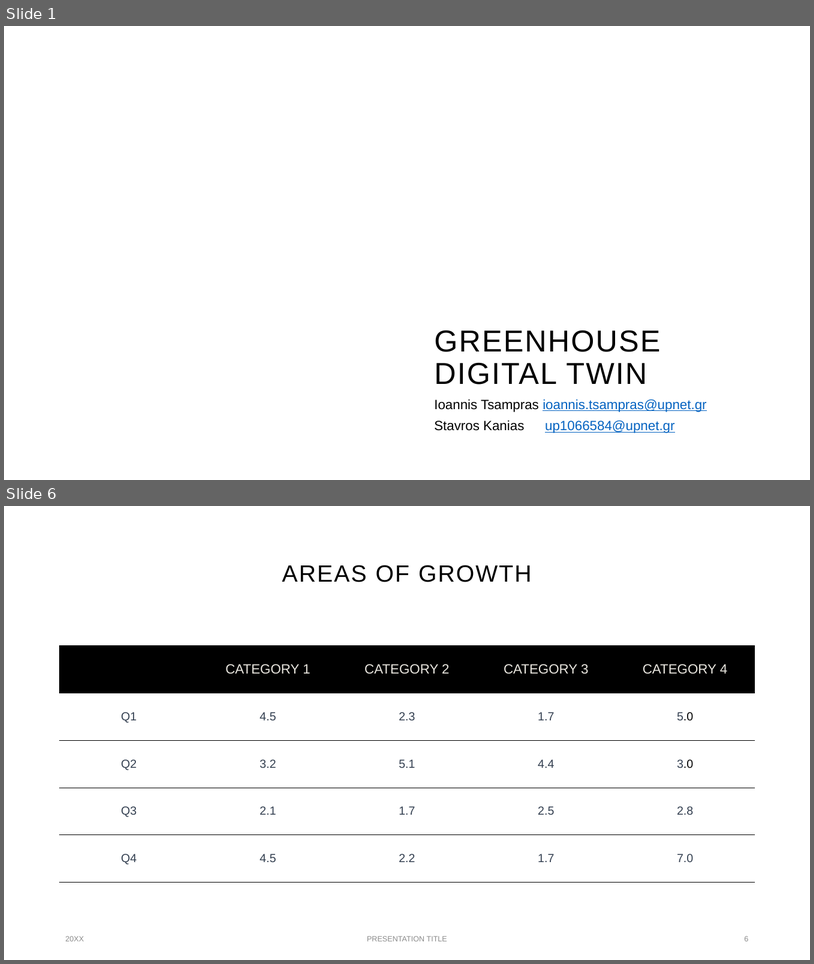
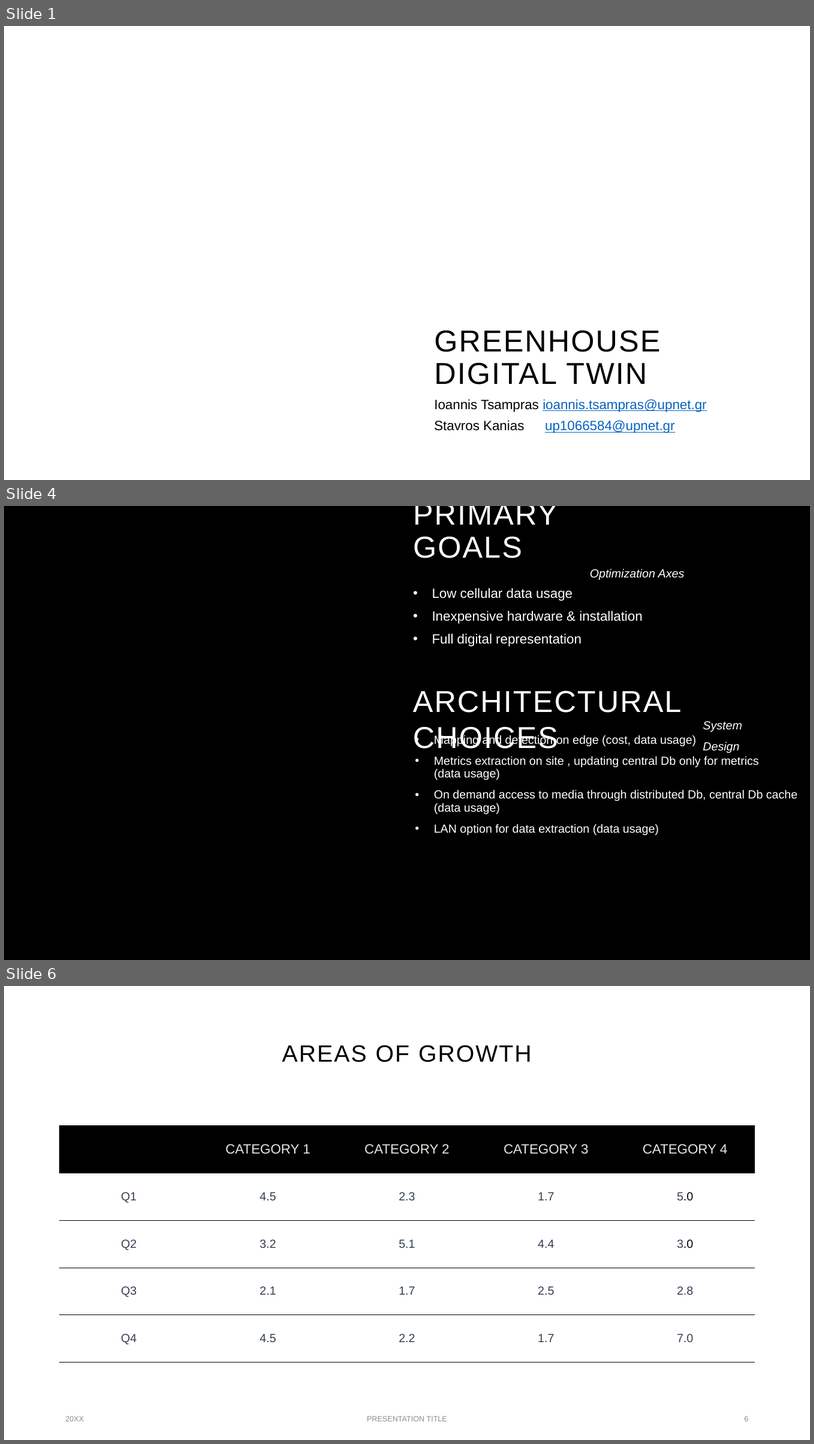
Before and after one commit to Skorpinakos/IoT-GreenHouse, a slide deck: Report/Presentation_3_IoT.pptx. Shown one above the other, each under a label of ours: slides 1 and 6 before the commit, slides 1, 4 and 6 after it; the slides between them are not shown. The pictures are 814x964 and 814x1444 pixels, drawn with LibreOffice and Linux fonts; fonts in the diff are those of the drawing; background and template pictures are left out. Boxes give left, top, right and bottom in pixels: in the first picture for what was removed or moved away, otherwise in the second. Text is boxed around its words. In the diff, an @@ line names an element or a change of style, - is before the commit and + after.

```diff
--- a/Report/Presentation_3_IoT.pptx
+++ b/Report/Presentation_3_IoT.pptx
@@ slide 4 added at [4, 506, 810, 960], background #000000 @@
@@ title added at [413, 506, 558, 558], 36 pt, text #FFFFFF @@
+PRIMARY GOALS
@@ text added at [590, 568, 685, 580], 14 pt, text #FFFFFF, italic @@
+Optimization Axes
@@ subtitle added at [432, 588, 642, 646], 16 pt, text #FFFFFF @@
+• Low cellular data usage
+• Inexpensive hardware & installation
+• Full digital representation
@@ text added at [413, 690, 682, 748], 36 pt, text #FFFFFF @@
+ARCHITECTURAL CHOICES
@@ text added at [703, 721, 742, 753], 14 pt, text #FFFFFF, italic @@
+System Design
@@ text added at [434, 734, 798, 835], 14 pt, text #FFFFFF @@
+• Mapping and detection on edge (cost, data usage)
+• Metrics extraction on site , updating central Db only for metrics
+  (data usage)
+• On demand access to media through distributed Db, central Db cache
+  (data usage)
+• LAN option for data extraction (data usage)
```
Also in this commit, not shown: 2 slides changed, 1 other slide added, 2 slides removed, 1 other file.
